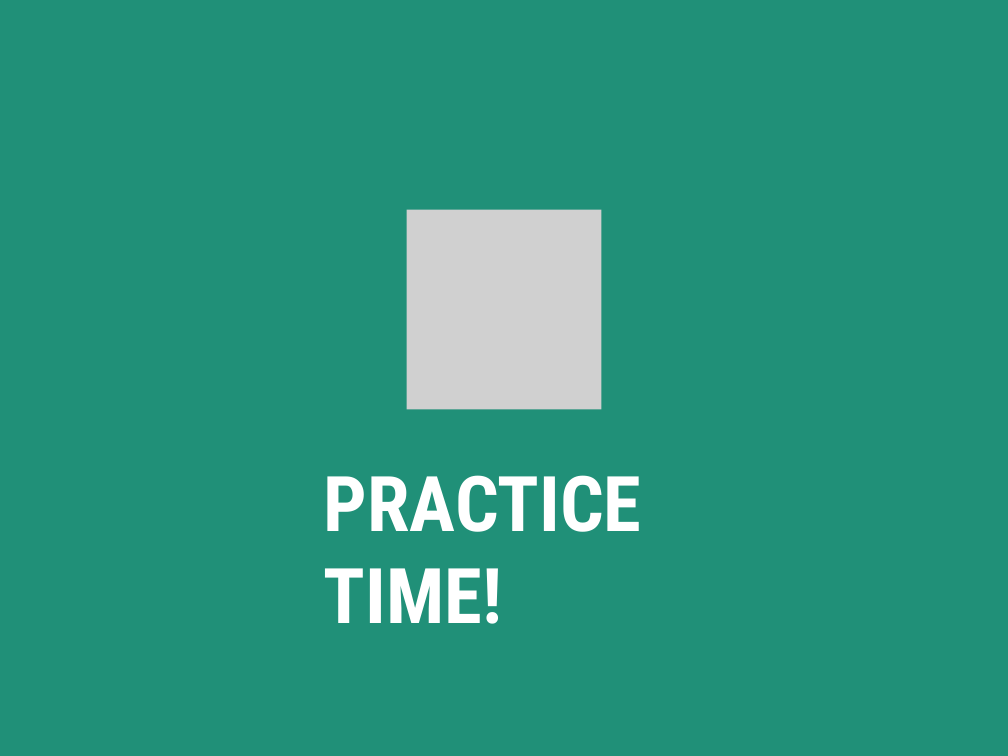
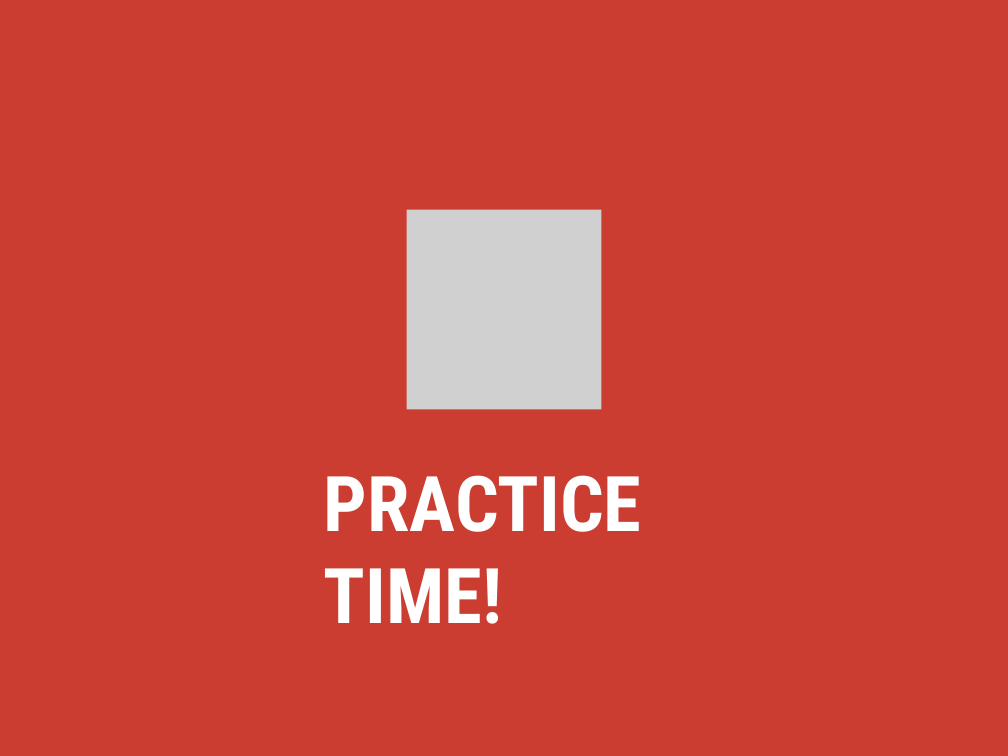
Before and after one commit to skornfeld/svc-class-jan-2018, a slide deck: slide 31 of slides/week-5.pptx (slide 28 before the commit). Drawn at 1008x756 pixels with LibreOffice and Linux fonts; fonts in the diff are those of the drawing; grey boxes stand for pictures. Boxes give left, top, right and bottom in pixels: in the first picture for what was removed or moved away, otherwise in the second. Text is boxed around its words. In the diff, an @@ line names an element or a change of style, - is before the commit and + after.

```diff
--- a/slides/week-5.pptx
+++ b/slides/week-5.pptx
@@ freeform shape at box(0, 0, 1008, 756): fill #209078 to #CB3D31; outline redrawn @@
```
Also in this commit, not shown: 5 other slides changed, 22 slides added, 1 slide removed, 1 other file.
